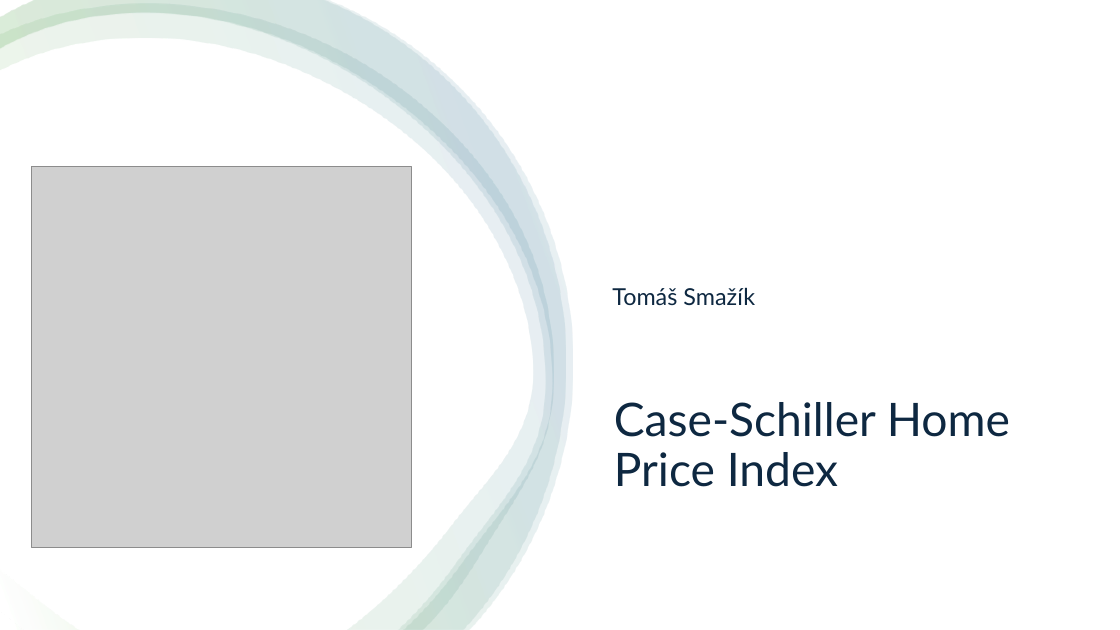
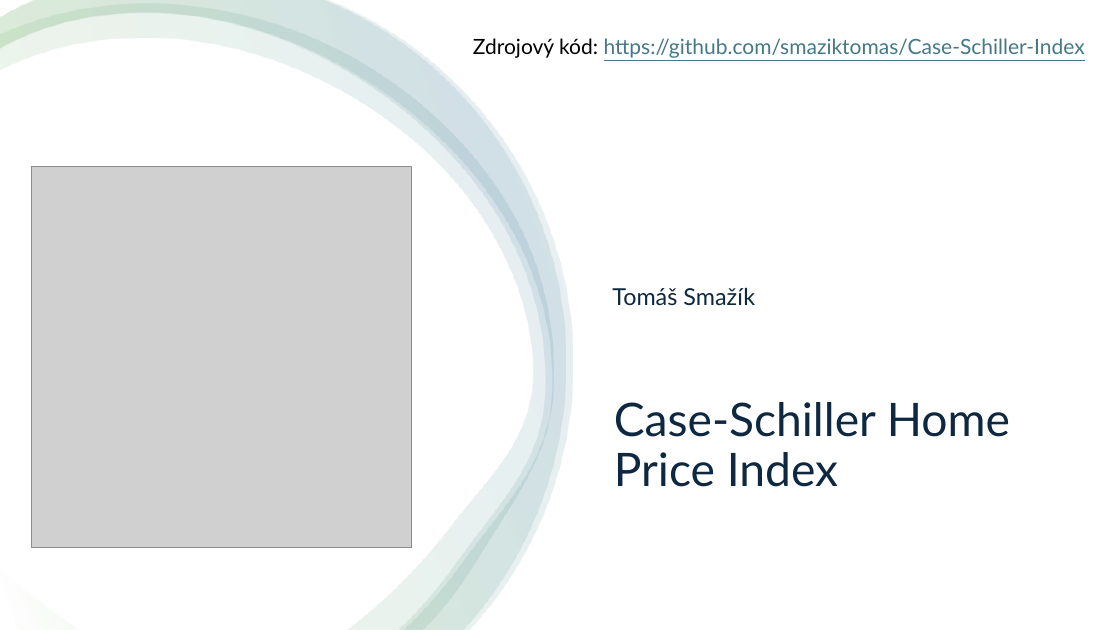
Before and after one commit to smaziktomas/Case-Schiller-Index, a slide deck: slide 1 of Case-Schiller Index.pptx. Drawn at 1120x630 pixels with LibreOffice and Linux fonts; fonts in the diff are those of the drawing; grey boxes stand for pictures. Boxes give left, top, right and bottom in pixels: in the first picture for what was removed or moved away, otherwise in the second. Text is boxed around its words. In the diff, an @@ line names an element or a change of style, - is before the commit and + after.

Commit message:
Zdrojový kód

```diff
--- a/Case-Schiller Index.pptx
+++ b/Case-Schiller Index.pptx
@@ text added at bbox=[473, 38, 1085, 58], 18 pt, text #467886, underline @@
+Zdrojový kód: https://github.com/smaziktomas/Case-Schiller-Index
```
